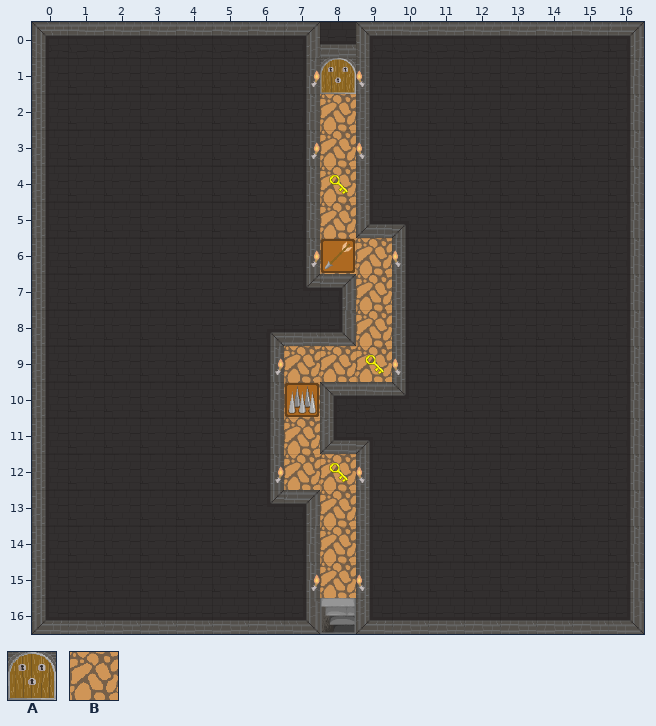
An edit to a level. Tiled map, android/assets/map2.tmx. Above, as it was before the edit.
Cells are 64x64 px. Shown: x 0..16, y 0..16.
Key: from "Dungeon-tileset": A 14, B 20.
_ is an empty cell.
Layers that did not change in this view are not listed.
Layer "Road" before, first column x 0:
 0 _________________
 1 ________A________
 2 ________B________
 3 ________B________
 4 ________B________
 5 ________B________
 6 ________BB_______
 7 _________B_______
 8 _________B_______
 9 _______BBB_______
10 _______B_________
11 _______B_________
12 _______BB________
13 ________B________
14 ________B________
15 ________B________
16 _________________
New version:
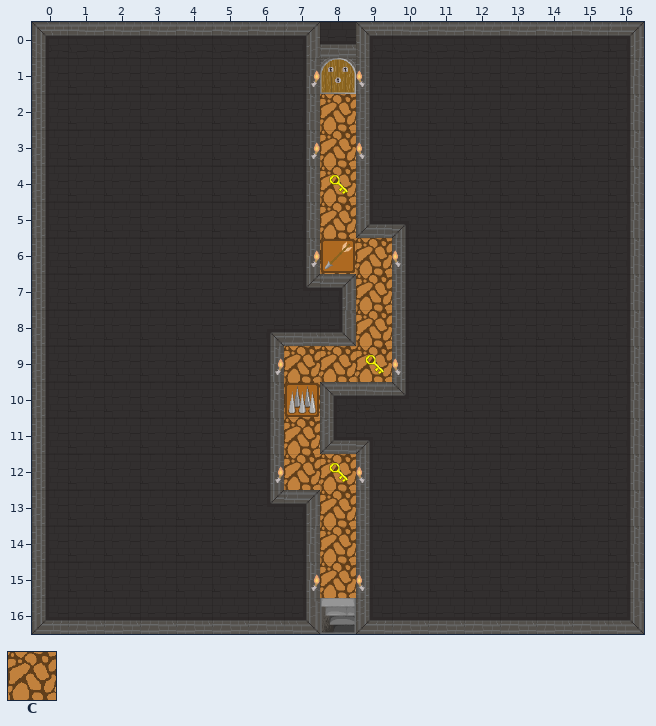
Further tiles: from "Dungeon-tileset": C 19.
The edit:
Layer "Road":
y 2..5: x 8 B -> C
y 6: x 8..9 BB -> CC
y 7..8: x 9 B -> C
y 9: x 7..9 BBB -> CCC
y 10..11: x 7 B -> C
y 12: x 7..8 BB -> CC
y 13..15: x 8 B -> C
